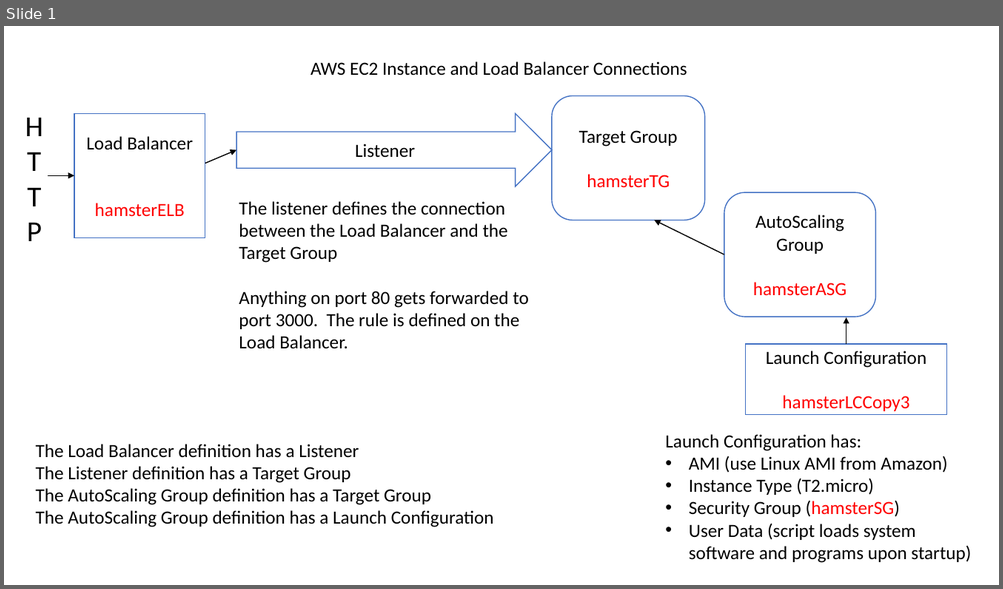
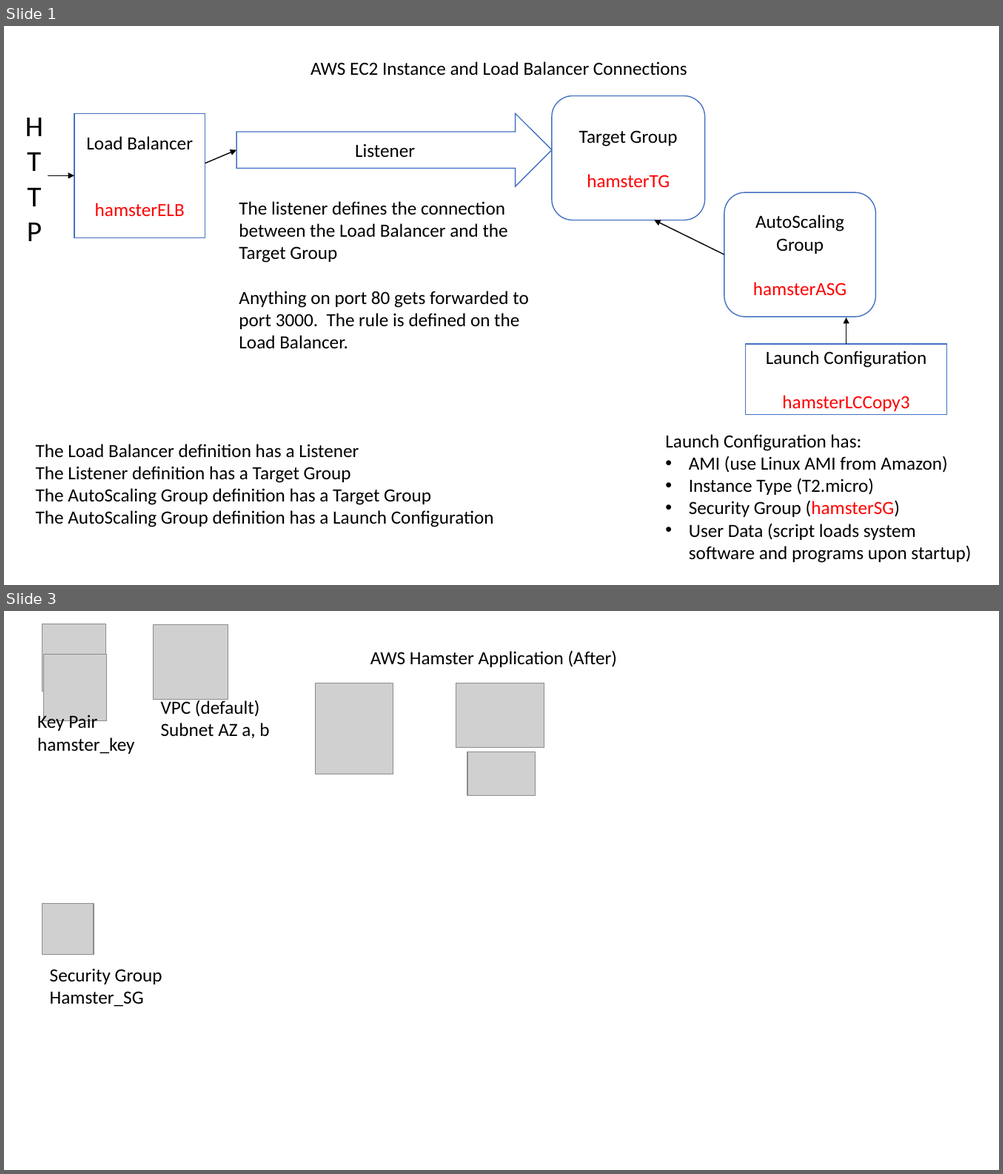
Before and after one commit to JACJava/hbfl-master, a slide deck: AWS EC2 Connections.pptx. Shown one above the other, each under a label of ours: slide 1 before the commit, slides 1 and 3 after it; the slides between them are not shown. The pictures are 1003x589 and 1003x1174 pixels, drawn with LibreOffice and Linux fonts; fonts in the diff are those of the drawing; grey boxes stand for pictures. Boxes give left, top, right and bottom in pixels: in the first picture for what was removed or moved away, otherwise in the second. Text is boxed around its words. In the diff, an @@ line names an element or a change of style, - is before the commit and + after.

```diff
--- a/AWS EC2 Connections.pptx
+++ b/AWS EC2 Connections.pptx
@@ slide 3 added at (x1=4, y1=611, x2=999, y2=1170), background #FFFFFF @@
@@ picture added at (x1=42, y1=624, x2=105, y2=691) @@
@@ picture added at (x1=153, y1=625, x2=227, y2=700) @@
@@ picture added at (x1=43, y1=654, x2=107, y2=721) @@
@@ text added at (x1=370, y1=650, x2=617, y2=667), 18 pt, text #000000 @@
+AWS Hamster Application (After)
@@ text added at (x1=161, y1=699, x2=269, y2=738), 18 pt, text #000000 @@
+VPC (default)
+Subnet AZ a, b
@@ picture added at (x1=316, y1=684, x2=393, y2=775) @@
@@ picture added at (x1=456, y1=684, x2=544, y2=748) @@
@@ text added at (x1=37, y1=713, x2=134, y2=754), 18 pt, text #000000 @@
+Key Pair hamster_key
@@ picture added at (x1=467, y1=752, x2=535, y2=795) @@
@@ picture added at (x1=42, y1=903, x2=94, y2=955) @@
@@ text added at (x1=50, y1=968, x2=162, y2=1007), 18 pt, text #000000 @@
+Security Group
+Hamster_SG
```
Also in this commit, not shown: 1 other slide added.
